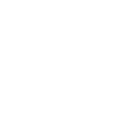
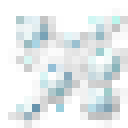
Layer changes from the first (128, 128) image to the second:
added group "Osmium" with 3 layers in group "Modded" over (8, 8, 128, 128)
added layer "Ore #13" in group "Osmium" over (16, 16, 120, 120)
added layer "Shading #13" (44%) in group "Osmium" over (8, 8, 128, 128)
